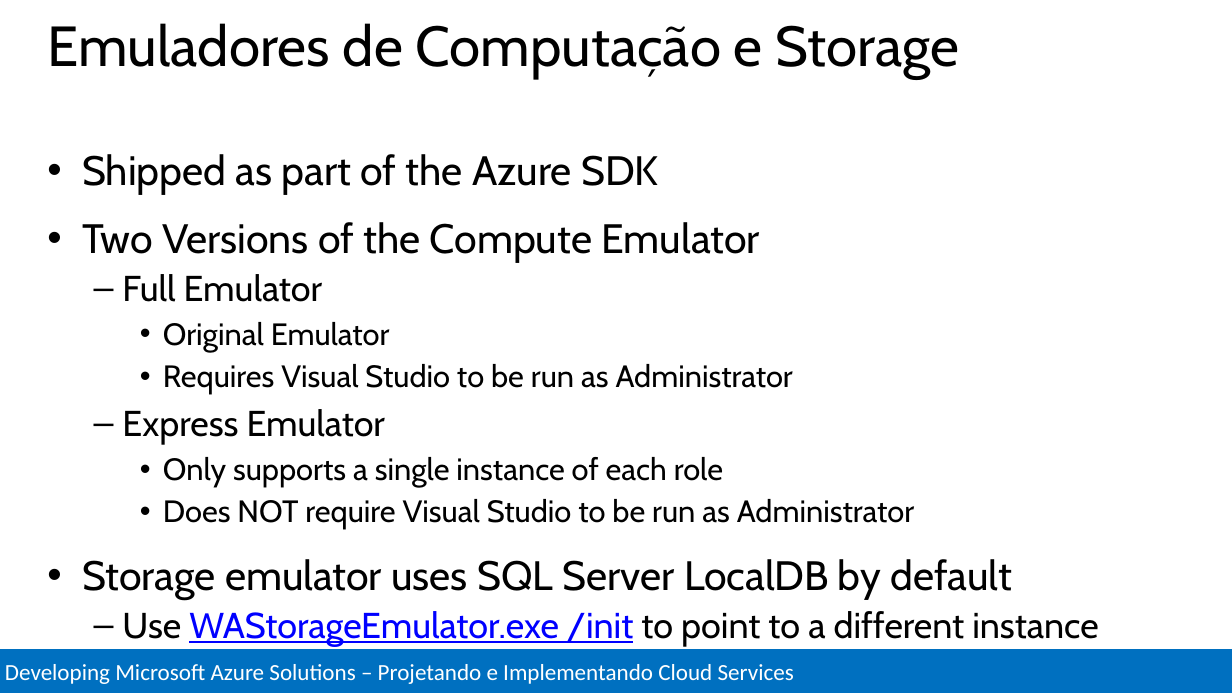
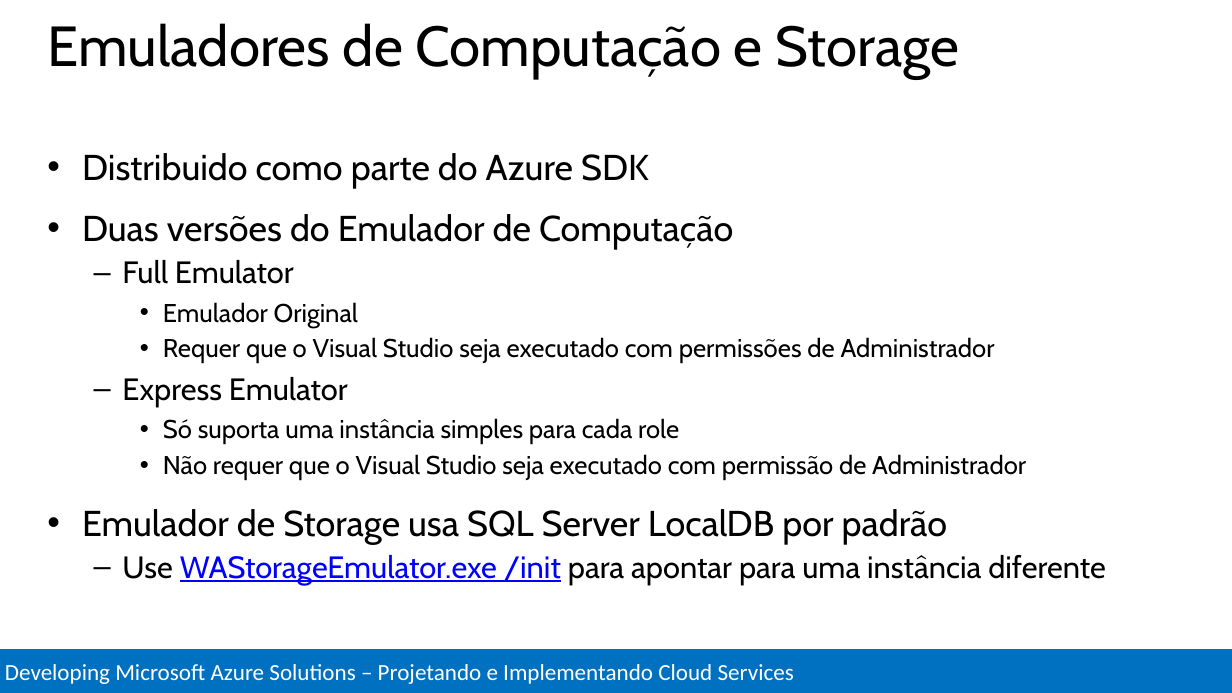
Before and after one commit to Evilazaro/MCSDAzureTraining, a slide deck: slide 27 of Design and Implement Cloud Services/Design and Implement Cloud Services.pptx. Drawn at 1232x693 pixels with LibreOffice and Linux fonts; fonts in the diff are those of the drawing. Boxes give left, top, right and bottom in pixels: in the first picture for what was removed or moved away, otherwise in the second. Text is boxed around its words. In the diff, an @@ line names an element or a change of style, - is before the commit and + after.

```diff
--- a/Design and Implement Cloud Services/Design and Implement Cloud Services.pptx
+++ b/Design and Implement Cloud Services/Design and Implement Cloud Services.pptx
@@ text at [82, 153, 733, 250]: text changed; size 32 to 28 pt @@
-• Shipped as part of the Azure SDK
-• Two Versions of the Compute Emulator
+• Distribuido como parte do Azure SDK
+• Duas versões do Emulador de Computação
@@ text at [122, 260, 348, 407]: size 28 to 24 pt in "Full Emulator", "Express Emulator" @@
@@ text at [163, 302, 995, 363]: text changed; size 24 to 20 pt @@
-    • Original Emulator
-    • Requires Visual Studio to be run as Administrator
+    • Emulador Original
+    • Requer que o Visual Studio seja executado com permissões de Administrador
@@ text at [82, 418, 1105, 584]: text changed; size 24 to 20 pt @@
-    • Only supports a single instance of each role
-    • Does NOT require Visual Studio to be run as Administrator
-• Storage emulator uses SQL Server LocalDB by default
-  – Use WAStorageEmulator.exe /init to point to a different instance
+    • Só suporta uma instância simples para cada role
+    • Não requer que o Visual Studio seja executado com permissão de Administrador
+• Emulador de Storage usa SQL Server LocalDB por padrão
+  – Use WAStorageEmulator.exe /init para apontar para uma instância diferente
```
Also in this commit, not shown: 3 other slides changed.
